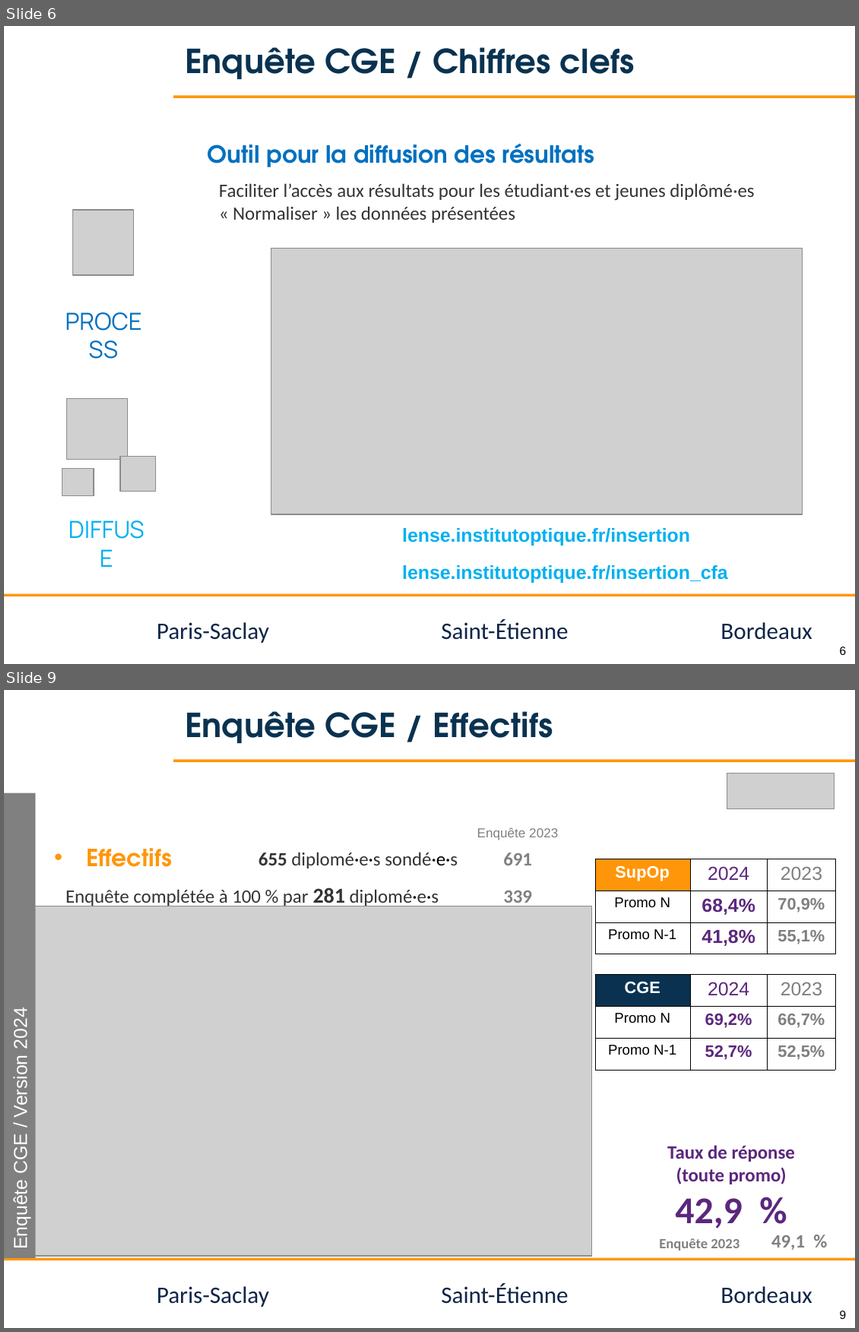
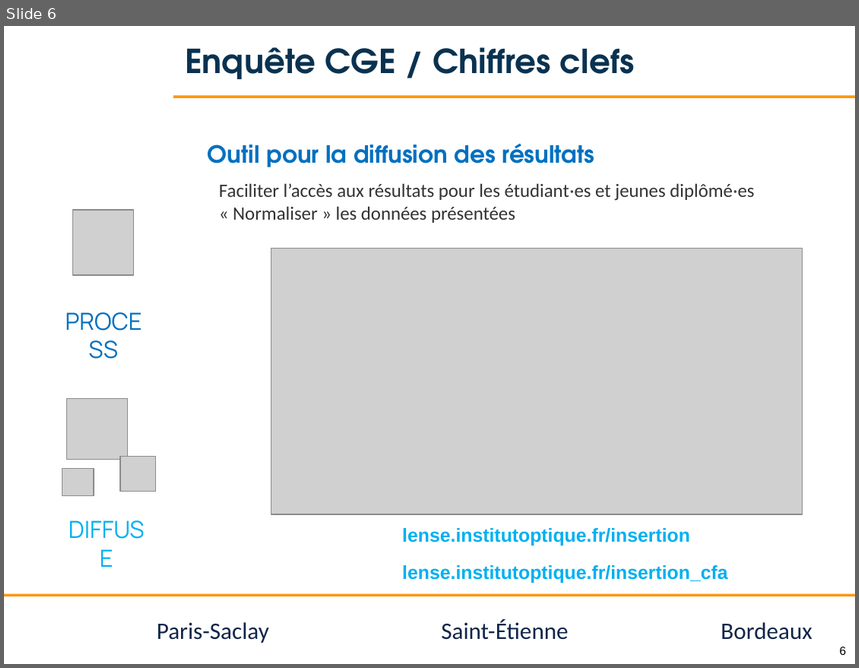
Before and after one commit to jvillemejane/jvillemejane, a slide deck: Presentations/2024_11_21_COFOR_CGE.pptx. Shown one above the other, each under a label of ours: slides 6 and 9 before the commit, slide 6 after it; the slides between them are not shown. The pictures are 859x1332 and 859x668 pixels, drawn with LibreOffice and Linux fonts; fonts in the diff are those of the drawing; grey boxes stand for pictures; background and template pictures are left out. Boxes give left, top, right and bottom in pixels: in the first picture for what was removed or moved away, otherwise in the second. Text is boxed around its words. In the diff, an @@ line names an element or a change of style, - is before the commit and + after.

```diff
--- a/Presentations/2024_11_21_COFOR_CGE.pptx
+++ b/Presentations/2024_11_21_COFOR_CGE.pptx
@@ slide 9 removed at <box>4,690,855,1328</box>, background #FFFFFF; not listed: 6 template elements that a slide beside it also shows @@
@@ title removed at <box>185,711,553,743</box> @@
-Enquête CGE / Effectifs
@@ picture removed at <box>727,774,835,809</box> @@
@@ rectangle removed at <box>4,793,35,1258</box> @@
-Enquête CGE / Version 2024
@@ text removed at <box>86,848,172,867</box> @@
-• Effectifs
@@ text removed at <box>477,828,558,840</box> @@
-Enquête 2023
@@ text removed at <box>259,852,458,869</box> @@
-655 diplomé·e·s sondé·e·s
@@ text removed at <box>503,853,532,866</box> @@
-691
@@ table removed at <box>595,859,835,957</box>, 3 rows, 3 columns @@
-SupOp | 2024 | 2023
-Promo N | 68,4% | 70,9%
-Promo N-1 | 41,8% | 55,1%
@@ text removed at <box>66,888,439,907</box> @@
-Enquête complétée à 100 % par 281 diplomé·e·s
@@ text removed at <box>503,891,532,907</box> @@
-339
@@ picture removed at <box>9,906,592,1256</box> @@
@@ table removed at <box>595,974,835,1072</box>, 3 rows, 3 columns @@
-CGE | 2024 | 2023
-Promo N | 69,2% | 66,7%
-Promo N-1 | 52,7% | 52,5%
@@ text removed at <box>667,1145,795,1229</box> @@
-Taux de réponse
-(toute promo)
-42,9 %
@@ text removed at <box>772,1236,805,1250</box> @@
-49,1 %
@@ text removed at <box>659,1239,740,1251</box> @@
-Enquête 2023
```
Also in this commit, not shown: 4 slides changed, 4 slides added, 5 other slides removed.
